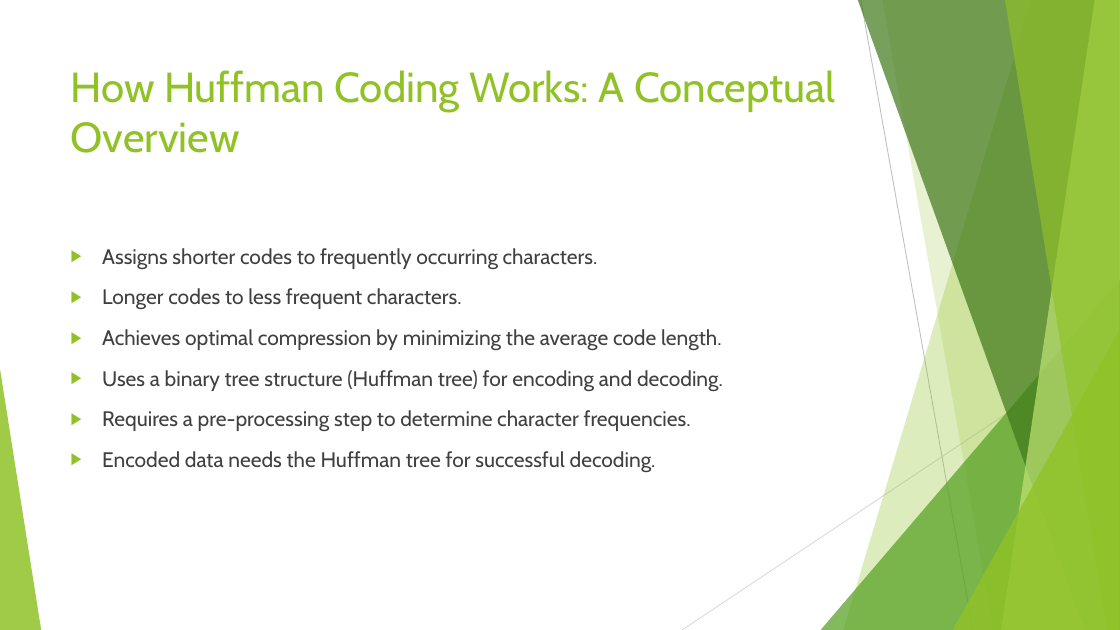
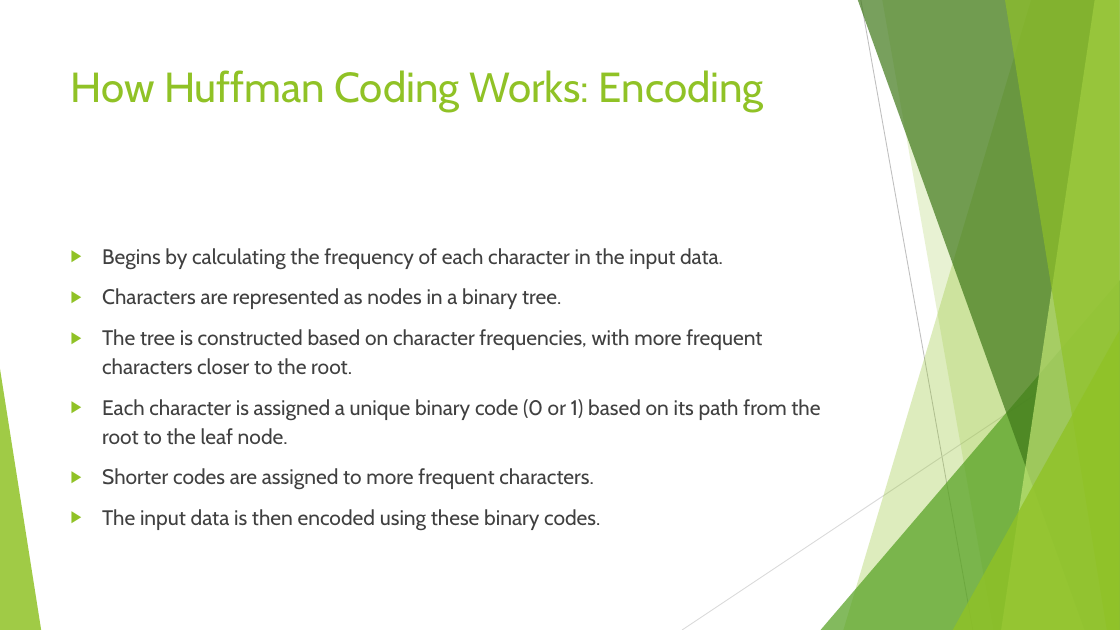
Before and after one commit to shubhamb025/Pdf_to_presentation_GenAI, a slide deck: slide 6 of output/generated_presentation.pptx. Drawn at 1120x630 pixels with LibreOffice and Linux fonts; fonts in the diff are those of the drawing. Boxes give left, top, right and bottom in pixels: in the first picture for what was removed or moved away, otherwise in the second. Text is boxed around its words. In the diff, an @@ line names an element or a change of style, - is before the commit and + after.

```diff
--- a/output/generated_presentation.pptx
+++ b/output/generated_presentation.pptx
@@ title at (71,70,764,112): text changed @@
-How Huffman Coding Works: A Conceptual Overview
+How Huffman Coding Works: Encoding
@@ text at (102,248,820,530): text changed @@
-▶ Assigns shorter codes to frequently occurring characters.
-▶ Longer codes to less frequent characters.
-▶ Achieves optimal compression by minimizing the average code length.
-▶ Uses a binary tree structure (Huffman tree) for encoding and decoding.
-▶ Requires a pre-processing step to determine character frequencies.
-▶ Encoded data needs the Huffman tree for successful decoding.
+▶ Begins by calculating the frequency of each character in the input data.
+▶ Characters are represented as nodes in a binary tree.
+▶ The tree is constructed based on character frequencies, with more frequent characters closer to the root.
+▶ Each character is assigned a unique binary code (0 or 1) based on its path from the root to the leaf node.
+▶ Shorter codes are assigned to more frequent characters.
+▶ The input data is then encoded using these binary codes.
```
Also in this commit, not shown: 10 other slides changed, 28 other files.
